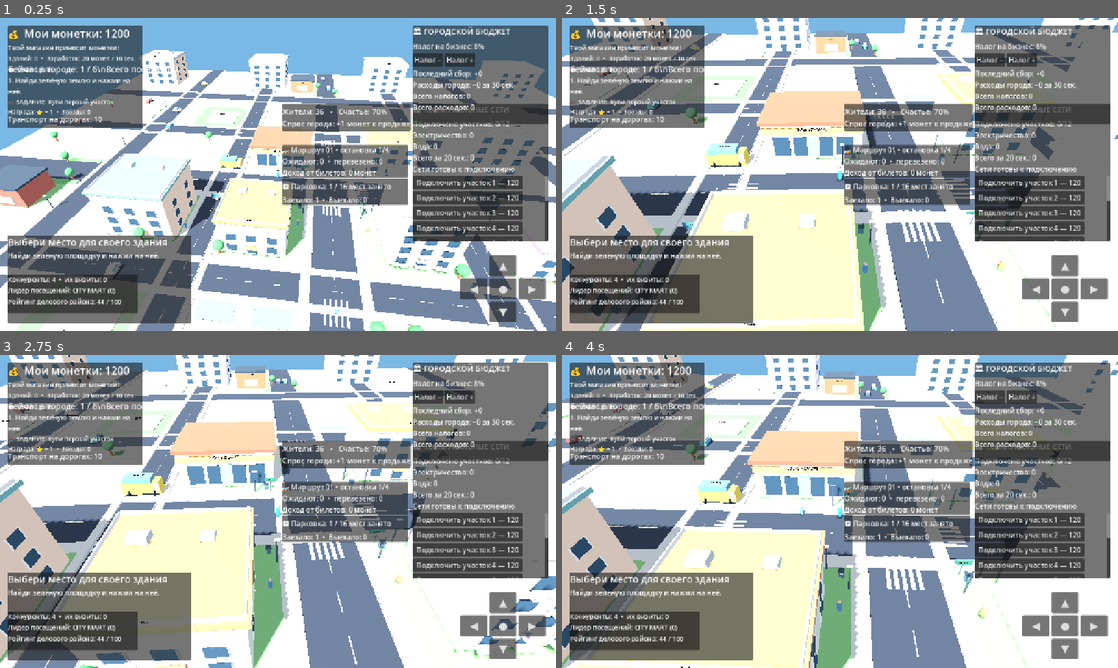
Above: before the commit, frames 1-4 (two rows, left to right).
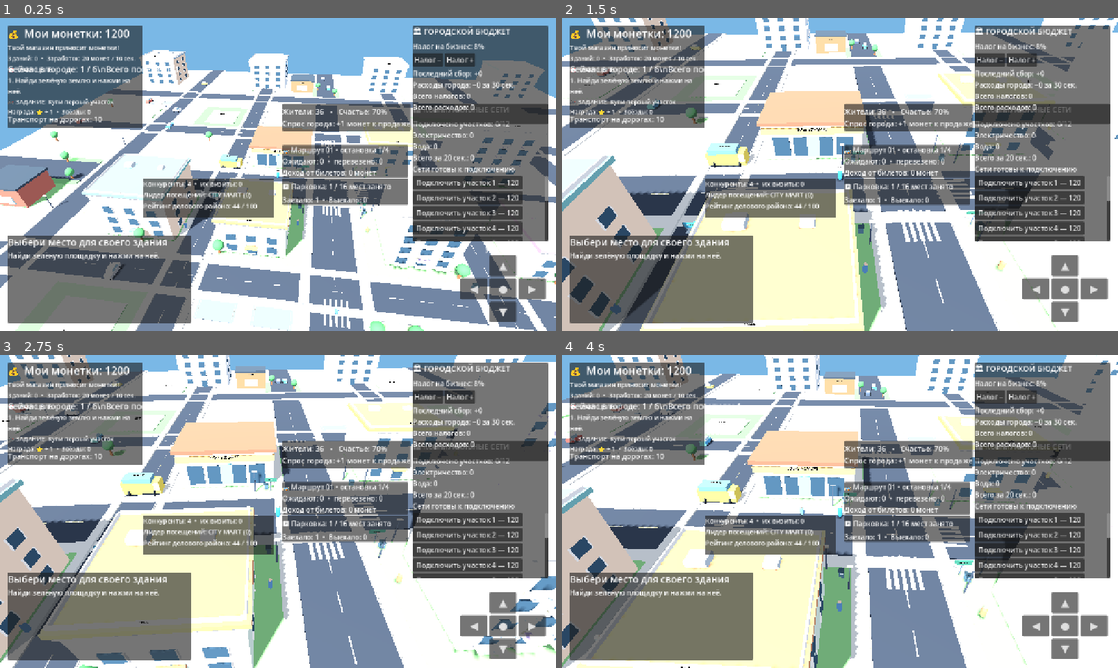
Above: after the commit, the same moments.

Repository: uchihabaha05-del/MINI-WORLD-TYCOON
Game: Godot game, scene res://scenes/Main.tscn
The game is run twice, just before and just after one commit, with the same random seed, the same clock (stepped at 60 frames per second) and the same inputs.
Inputs (mouse positions are in pixels of both pictures, inside the frame that each line leads up to):
- Up to frame 1 (0.25 s): no input
- Up to frame 2 (1.5 s): move the mouse to (962, 158) at 0.52 s; hold D 0.53-1.28 s; click (962, 158) at 0.67 s; move the mouse to (728, 190) at 1.27 s; hold S from 1.28 s (still down)
- Up to frame 3 (2.75 s): move the mouse to (333, 442) at 2.02 s; release S at 2.03 s; hold D from 2.03 s (still down)
- Up to frame 4 (4 s): move the mouse to (812, 574) at 2.77 s; release D at 2.78 s; hold W 2.78-3.53 s; click (812, 574) at 2.92 s; move the mouse to (1006, 558) at 3.52 s; hold A from 3.53 s (still down)

The runs differ from the first frame. In frame 1, 5.4% of the frame differs, in the area x 1-50%, y 51-95%; in frame 2, 5.2%; in frame 3, 5.5%; in frame 4, 5.5%.

Commit message:
Improve mobile HUD layout and reduce overexposed city lighting

Diff:
--- a/scripts/rival_businesses.gd
+++ b/scripts/rival_businesses.gd
@@ -131,7 +131,7 @@
 	layer.layer = 6
 	add_child(layer)
 	var panel := PanelContainer.new()
-	panel.position = Vector2(18, 590)
+	panel.position = Vector2(330, 370)
 	panel.custom_minimum_size = Vector2(300, 90)
 	layer.add_child(panel)
 	var content := VBoxContainer.new()
